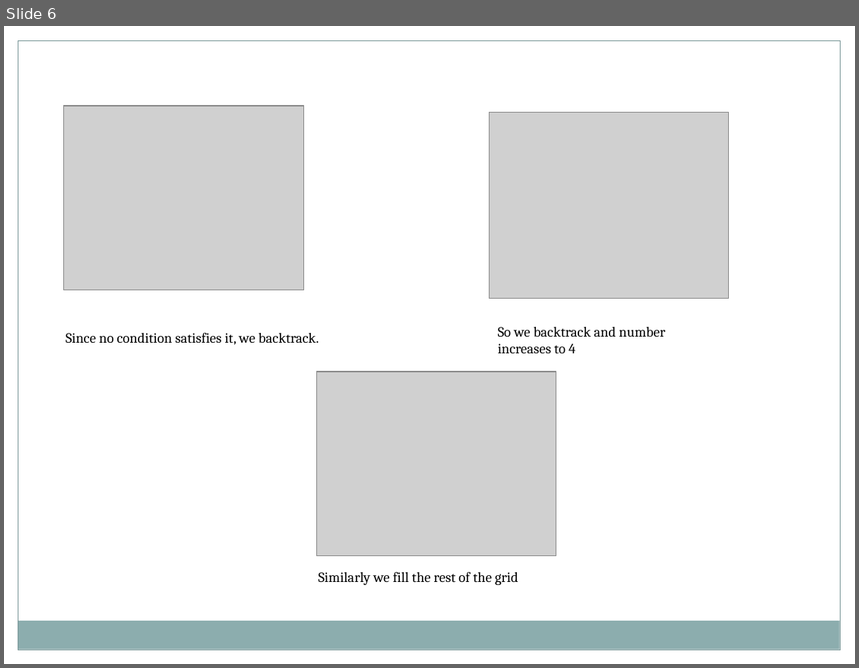
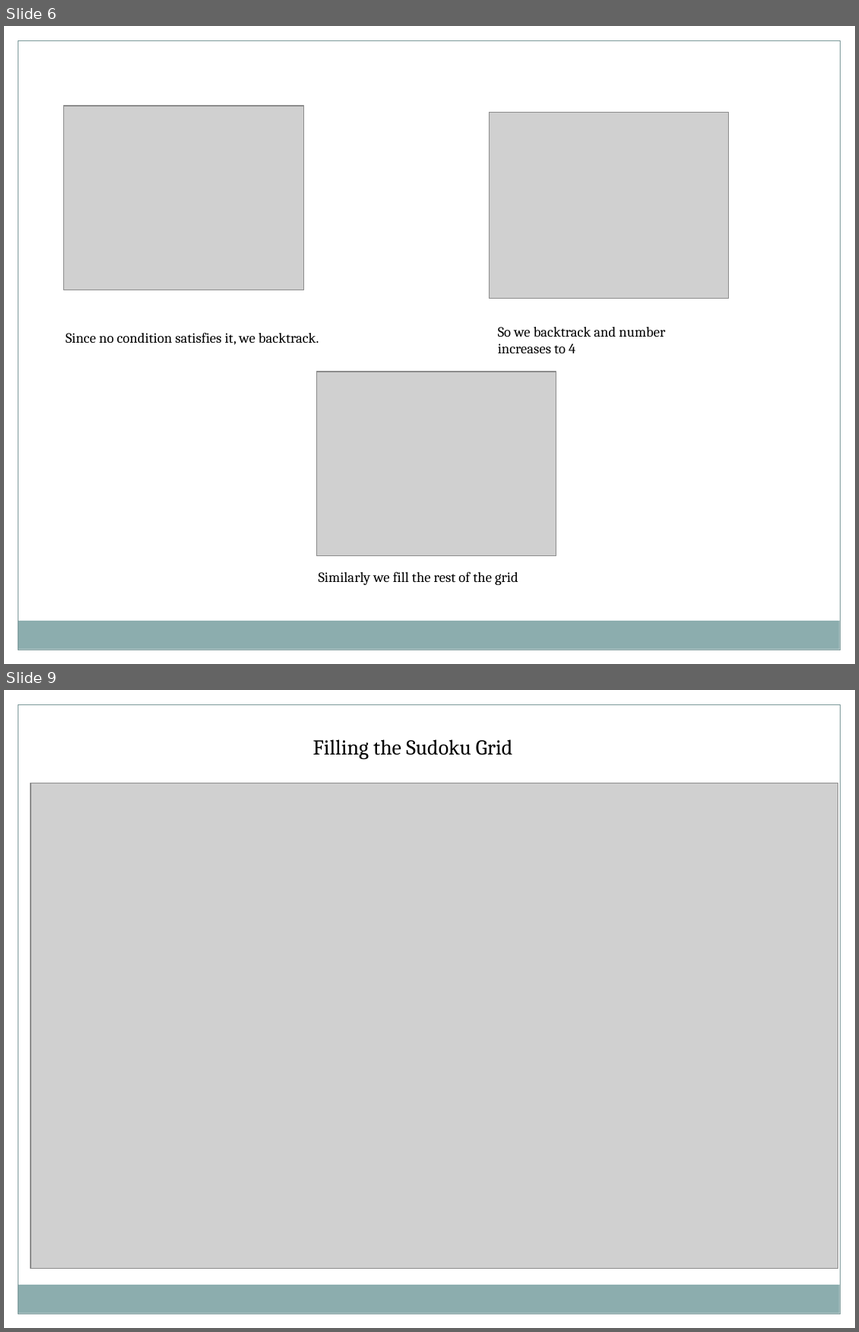
Before and after one commit to aayushacharya/Sudoku-Solver, a slide deck: Sudoku Solver.pptx. Shown one above the other, each under a label of ours: slide 6 before the commit, slides 6 and 9 after it; the slides between them are not shown. The pictures are 859x668 and 859x1332 pixels, drawn with LibreOffice and Linux fonts; fonts in the diff are those of the drawing; grey boxes stand for pictures. Boxes give left, top, right and bottom in pixels: in the first picture for what was removed or moved away, otherwise in the second. Text is boxed around its words. In the diff, an @@ line names an element or a change of style, - is before the commit and + after.

```diff
--- a/Sudoku Solver.pptx
+++ b/Sudoku Solver.pptx
@@ slide 9 added at (4, 690, 855, 1328), background #FFFFFF; not listed: 5 template elements that a slide beside it also shows @@
@@ text added at (313, 739, 512, 759), 18 pt, text #000000 @@
+Filling the Sudoku Grid
@@ picture added at (31, 783, 838, 1268) @@
```
Also in this commit, not shown: 5 other slides added, 5 other files.
